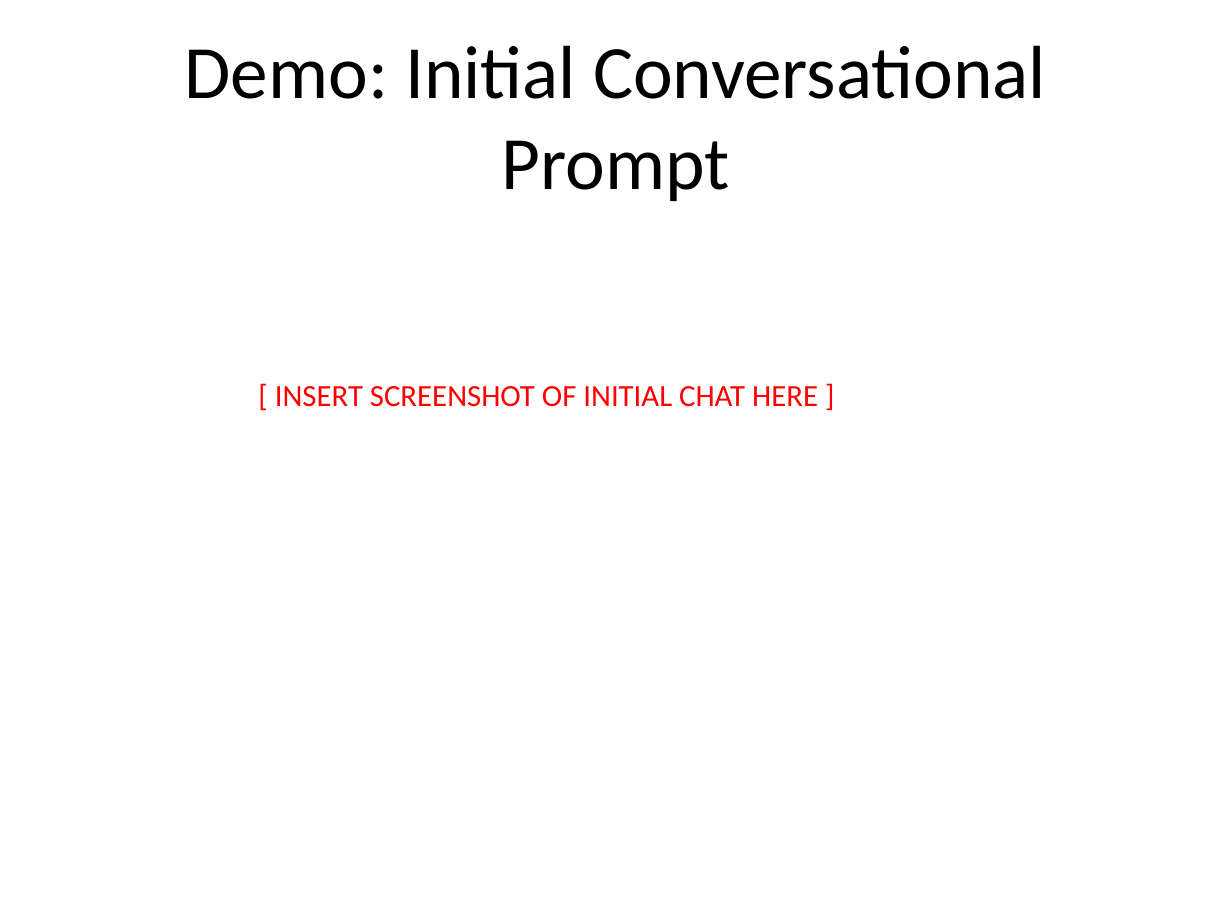
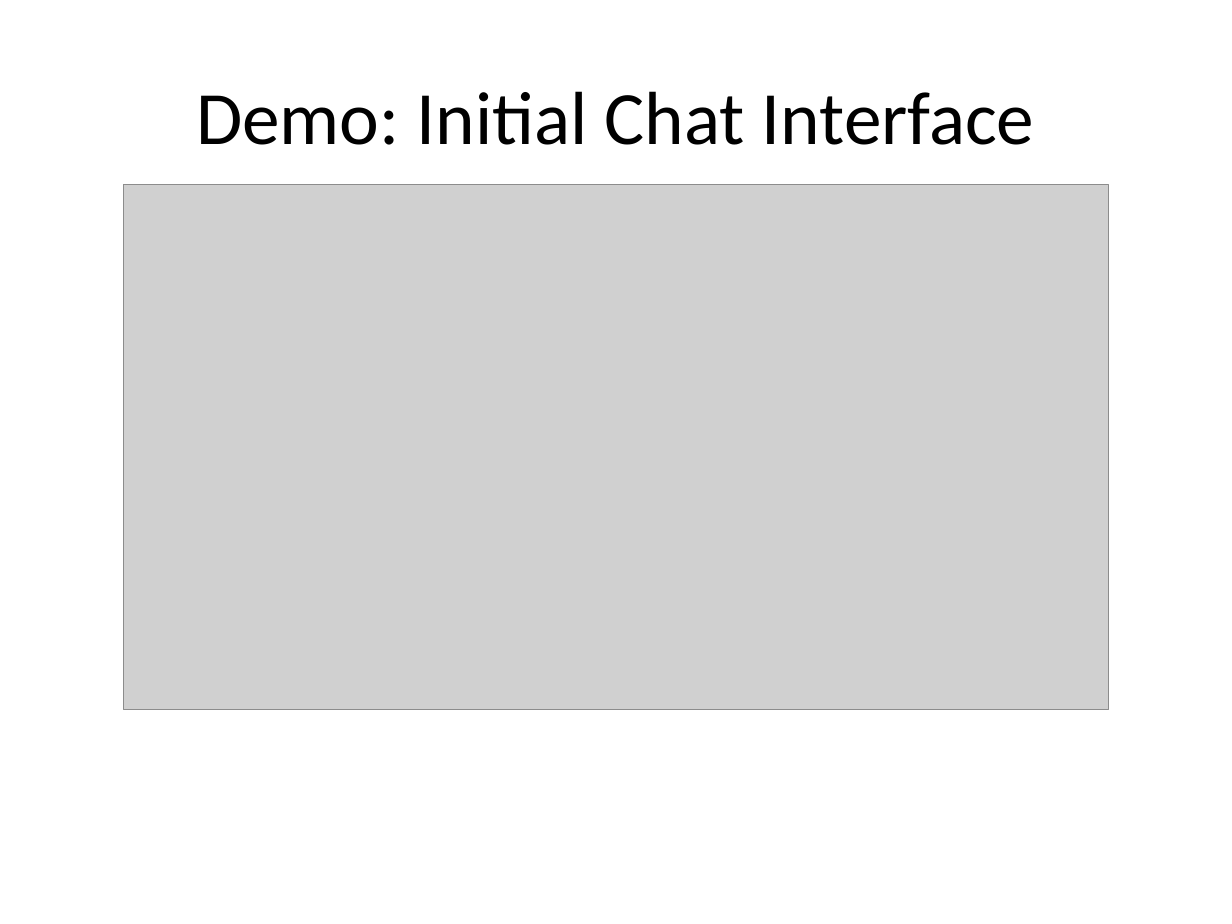
Before and after one commit to shivanshmax-Monster/scheme-assistant, a slide deck: slide 6 of SchemeBot_Presentation.pptx. Drawn at 1232x924 pixels with LibreOffice and Linux fonts; fonts in the diff are those of the drawing; grey boxes stand for pictures. Boxes give left, top, right and bottom in pixels: in the first picture for what was removed or moved away, otherwise in the second. Text is boxed around its words. In the diff, an @@ line names an element or a change of style, - is before the commit and + after.

Commit message:
Update presentation with actual app screenshots

```diff
--- a/SchemeBot_Presentation.pptx
+++ b/SchemeBot_Presentation.pptx
@@ title at [196, 91, 1035, 145]: text changed @@
-Demo: Initial Conversational Prompt
+Demo: Initial Chat Interface
@@ picture added at [123, 185, 1109, 710] @@
@@ text removed at [275, 386, 818, 407] @@
-[ INSERT SCREENSHOT OF INITIAL CHAT HERE ]
```
Also in this commit, not shown: 1 other slide changed, 1 slide added, 1 slide removed.
